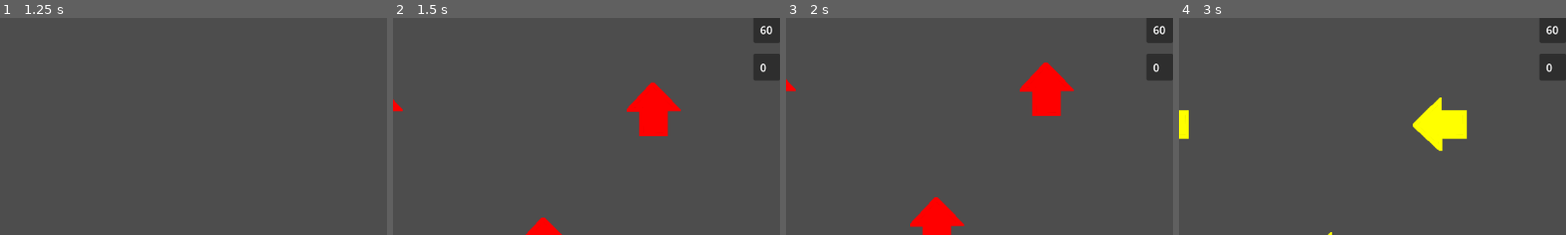
Above: before the commit, frames 1-4 (left to right).
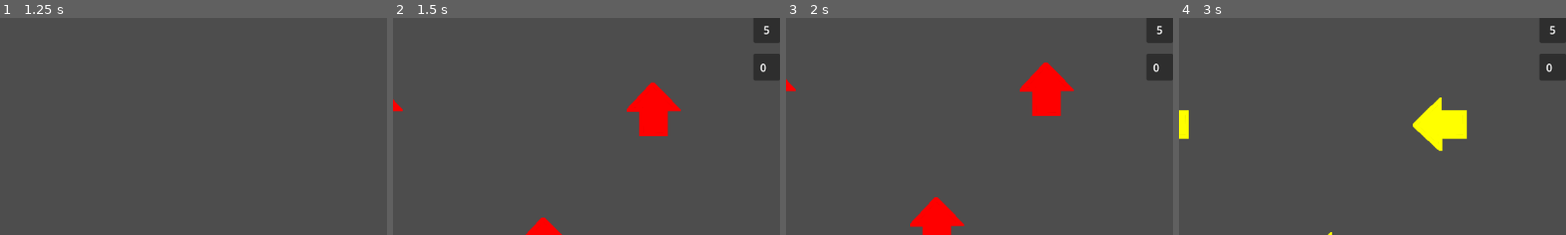
Above: after the commit, the same moments.

Repository: Joen-club/BrainTrainer
Game: Godot game, scene res://main.tscn
Two runs of this game, one before a commit and one after it. Both use one fixed random seed, a clock stepped at 60 frames per second and the inputs below. The project has no main scene, so this scene is started directly. The engine's default icon, where the game draws it, is replaced by a stand-in: a white triangle on a blue panel in a dark square.
Inputs (mouse positions are % of the whole screen's width and height, from its top left):
- Up to frame 1 (1.25 s): click (16, 3) at 0.5 s
- Up to frame 2 (1.5 s): click "Start" at 1.25 s
- Up to frame 3 (2 s): no input
- Up to frame 4 (3 s): click (2, 97) at 2 s; click "Start" at 2.75 s
The pictures show only the part of the screen within x 50-100%, y 0-50%; the shares and areas given below are measured in that part.

Frame 1 is identical in both runs. In frame 2, less than 0.1% of the frame differs, in the area x 94-98%, y 3-8%; in frame 3, less than 0.1%; in frame 4, less than 0.1%.

Commit message:
Header Scene need to be tested

Diff:
--- /dev/null
+++ b/superiorwikium/SceneHead.tscn
@@ -0,0 +1,15 @@
+[gd_scene load_steps=2 format=3 uid="uid://cevyu3kf8tcsh"]
+
+[ext_resource type="Script" path="res://main.gd" id="1_2nta5"]
+
+[node name="Main" type="Node"]
+script = ExtResource("1_2nta5")
+
+[node name="Start_button" type="Button" parent="."]
+offset_left = 362.0
+offset_top = 183.0
+offset_right = 408.0
+offset_bottom = 216.0
+text = "Start"
+
+[connection signal="pressed" from="Start_button" to="." method="start_game"]
--- a/superiorwikium/back_ground.gd
+++ b/superiorwikium/back_ground.gd
@@ -3,8 +3,11 @@
 @onready var main_bg = $MainBG
 @onready var timer = $Timer
 
+##Different particles that float occasionally on the screen
 @export var noise: PackedScene
 
+##BG_level from Settings["BG"] Ranges from 0 to 2 (for now) and determines whether
+##There will be any BG and what kind of BG
 func set_BG(BG_level: int =0):
 	match BG_level:
 		0: return
@@ -14,11 +17,19 @@
 			set_main_BG()
 			timer.start(randi()%5+2)
 
+##Function for the general BG
 func set_main_BG():
 	main_bg.texture = load("res://Assets/Background.webp")
+
+	#Not the best implementation
 	main_bg.scale = Vector2(0.645, 0.633)
 	main_bg.global_position = Vector2(576.5, 325)
 
+##Function creates different particles floating on the screen
 func _on_timer_timeout() -> void:
 	var new_noise = noise.instantiate()
 	add_child(new_noise)
+
+func end():
+	timer.stop()
+	main_bg.texture = null
--- a/superiorwikium/game_manager.gd
+++ b/superiorwikium/game_manager.gd
@@ -48,7 +48,6 @@
 	my_boat = new_boat
 
 func end():
-	#background.timer.stop()
 	if my_boat == null: return
 	my_boat.queue_free()
 
--- a/superiorwikium/game_manager.tscn
+++ b/superiorwikium/game_manager.tscn
@@ -19,3 +19,5 @@
 
 [node name="HUD" parent="." instance=ExtResource("6_38nmp")]
 unique_name_in_owner = true
+
+[connection signal="time_is_up" from="HUD" to="." method="end"]
--- a/superiorwikium/hud.gd
+++ b/superiorwikium/hud.gd
@@ -5,13 +5,15 @@
 @onready var timer = $Timer2
 
 @export var time_remains_default: int = 60
+var time_remains: int
+
 @export var performance_review: PackedScene
 
 signal time_is_up
 
 var score = 0
 
-"""Overwrite"""
+"""Generalize for different games."""
 var game_performance: Dictionary = {
 	"Score": 0,
 	"Button_press_count": 0,
@@ -19,16 +21,16 @@
 }
 
 func start():
-
+	time_remains = time_remains_default
 	#Restart
 	for i in game_performance:
 		game_performance[i] = 0
 
 	timer.start()
 	label.text = str(game_performance["Score"])
-	time_remains_display.text = str(time_remains_default)
+	time_remains_display.text = str(time_remains)
 
-"""Overwrite"""
+"""Generalize for different games."""
 func adjust_score(new_score):
 	if new_score > 0:
 		game_performance['Correct_press_count'] += 1
@@ -40,10 +42,10 @@
 	label.text = str(game_performance["Score"])
 
 func _on_timer_timeout() -> void:
-	time_remains_default -= 1
-	if time_remains_default <= 0:
+	time_remains -= 1
+	if time_remains <= 0:
 		game_over()
-	time_remains_display.text = str(time_remains_default)
+	time_remains_display.text = str(time_remains)
 
 func game_over():
 	emit_signal("time_is_up")
@@ -56,9 +58,5 @@
 	$Main_menu.connect("pressed", new_review.game_ended)
 	new_review.review(game_performance)
 
-func _input(event: InputEvent) -> void:
-	if event.is_action_pressed("Restart"):
-		_on_main_menu_pressed()
-
-func _on_main_menu_pressed() -> void:
+func end():
 	timer.stop()
--- a/superiorwikium/main.gd
+++ b/superiorwikium/main.gd
@@ -1,4 +1,4 @@
-extends Node2D
+extends Node
 
 @onready var settings = $Settings
 @onready var game_manager = $GameManager
@@ -15,7 +15,7 @@
 		start_game()
 
 func _on_main_menu_pressed() -> void:
-	game_manager.end()
+	propagate_call("end")
 	game_manager.visible = false
 	settings.visible = true
 	$Start_button.show()
--- a/superiorwikium/main.tscn
+++ b/superiorwikium/main.tscn
@@ -4,13 +4,16 @@
 [ext_resource type="PackedScene" uid="uid://cxwbbpcqemok2" path="res://Settings.tscn" id="2_1aj0c"]
 [ext_resource type="PackedScene" uid="uid://dk3scfg428j2o" path="res://game_manager.tscn" id="3_yekpv"]
 
-[node name="Main" type="Node2D"]
+[node name="Main" type="Node"]
 script = ExtResource("1_0c6i0")
 
 [node name="Settings" parent="." instance=ExtResource("2_1aj0c")]
 
 [node name="GameManager" parent="." instance=ExtResource("3_yekpv")]
 visible = false
+
+[node name="HUD" parent="GameManager" index="2"]
+time_remains_default = 5
 
 [node name="Start_button" type="Button" parent="."]
 offset_left = 362.0
--- a/superiorwikium/performance_review.gd
+++ b/superiorwikium/performance_review.gd
@@ -19,9 +19,7 @@
 	var correct_press = data["Correct_press_count"]
 	var total_press = data["Button_press_count"]
 	var new_accuracy = float(data["Correct_press_count"])/float(data["Button_press_count"])
-	#snapped(new_accuracy, 0.01)
 	accuracy.text = "Accuracy: " + str(snapped(new_accuracy*100, 0.01)) + "%"
 
-func _input(event: InputEvent) -> void:
-	if event.is_action_pressed("Restart"):
-		queue_free()
+func end():
+	queue_free()
